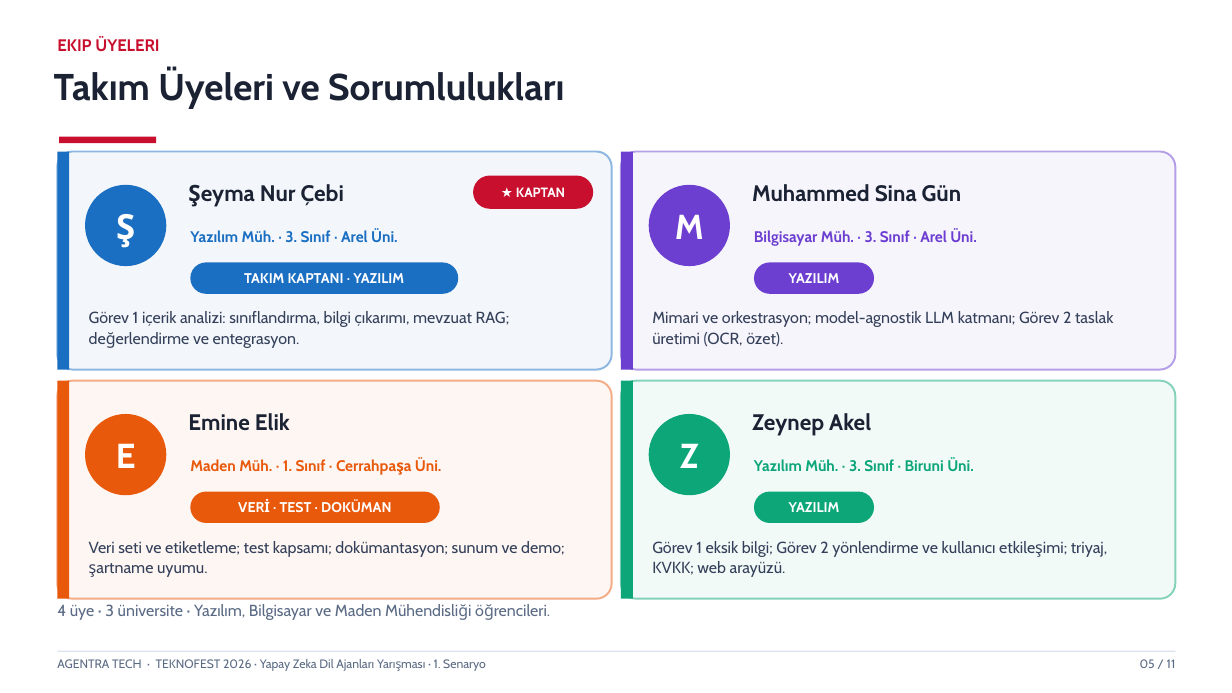
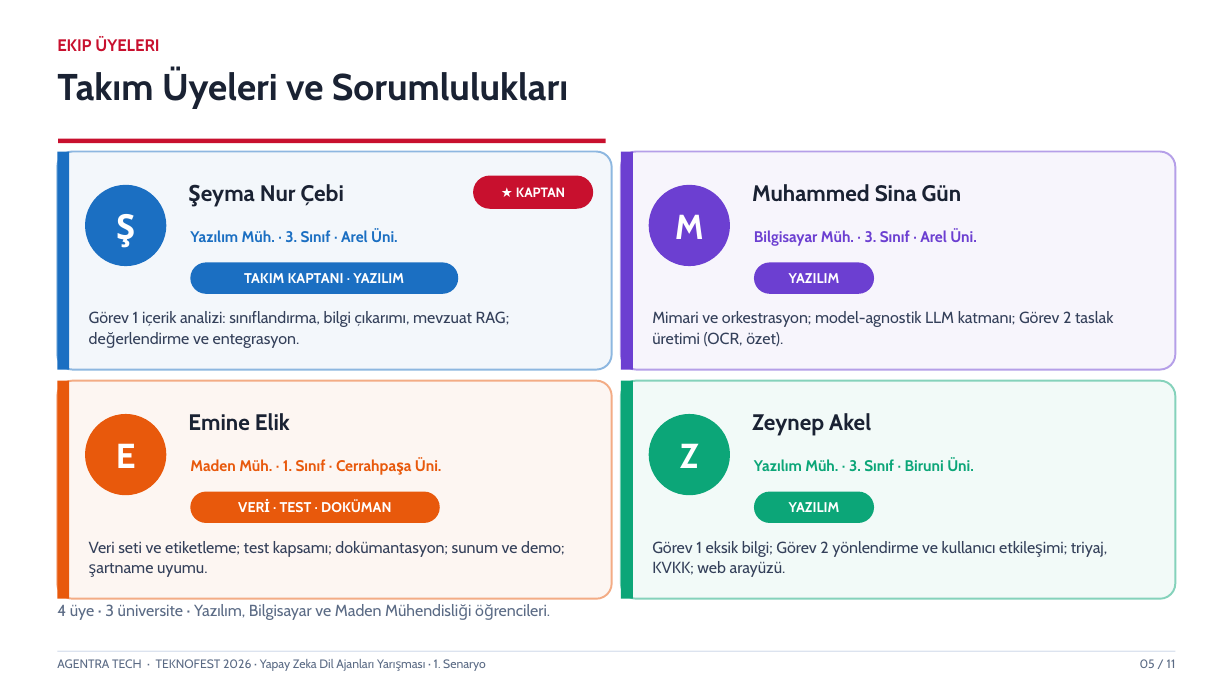
Before and after one commit to msgxr/teknofest-2026-kamu-evrak-akilli-ajan, a slide deck: slide 5 of presentations/Agentra_Tech_Takim_Tanitim_Sunum.pptx. Drawn at 1232x693 pixels with LibreOffice and Linux fonts; fonts in the diff are those of the drawing. Boxes give left, top, right and bottom in pixels: in the first picture for what was removed or moved away, otherwise in the second. Text is boxed around its words. In the diff, an @@ line names an element or a change of style, - is before the commit and + after.

```diff
--- a/presentations/Agentra_Tech_Takim_Tanitim_Sunum.pptx
+++ b/presentations/Agentra_Tech_Takim_Tanitim_Sunum.pptx
@@ text "Takım Üyeleri ve Sorumlulukları": place and size @@
-text "Takım Üyeleri ve Sorumlulukları" at [54,68,564,108]
+text "Takım Üyeleri ve Sorumlulukları" at [57,68,568,108]
@@ rectangle: place and size @@
-rectangle at [59,137,156,143]
+rectangle at [58,139,605,143]
```
Also in this commit, not shown: 9 other slides changed, 2 other files.
